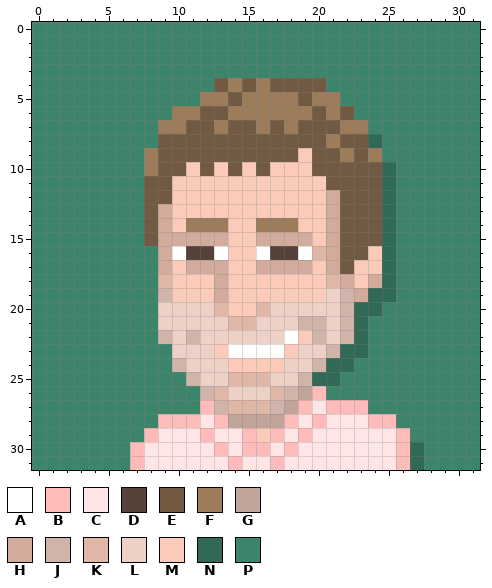
File history of a pixel-art sprite, dist/images/icons/Owen.png. The first picture shows the starting point.
The file is 128x128 pixels, drawn in blocks of 4x4; one block is one cell here. Colours within 5 levels of each other are drawn and written as one.
Palette (. is transparent): A #ffffff  B #ffbaba  C #ffe5e5  D #57423a  E #715a41  F #9c7c59  G #c0a399  H #d2ab9d  J #d0b4aa  K #e0b6a7  L #eed1c6  M #fccab8  N #306954  P #3d856a
After:
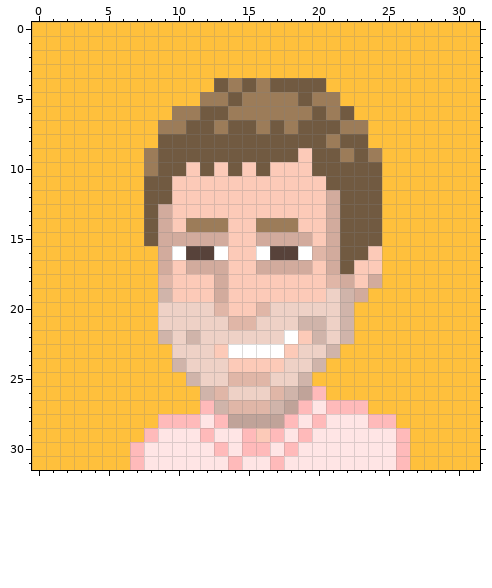
From old to new:
Colour P changes from #3d856a to #ffc03c.
Colour N becomes colour P in row 8 at x 24; in rows 10 to 18 at x 25; in row 19 at x 24 to 25; in row 20 at x 23 to 24; in rows 21 to 22 at x 23; in row 23 at x 22 to 23.
Colour N becomes colour P in row 24 at x 21 to 22; in row 25 at x 20 to 21; in rows 30 to 31 at x 27.
Where, in picture pixels (left, top, right, bottom), the same in both pictures:
changed: (32, 22, 480, 470)
